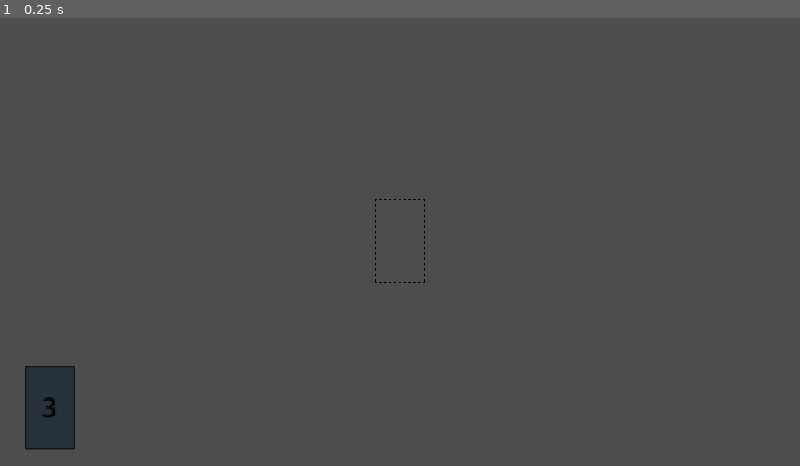
Above: before the commit, frame 1.
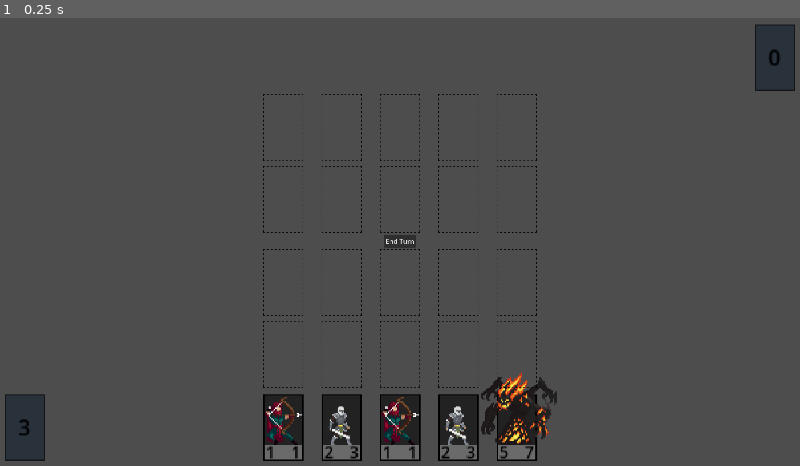
Above: after the commit, the same moment.

Repository: Daniel-Geo/yo-gi-oh
Game: Godot game, scene res://scenes/main.tscn
The game is run twice, just before and just after one commit, with the same random seed, the same clock (stepped at 60 frames per second) and the same inputs.
Inputs:
- Up to frame 1 (0.25 s): no input

The runs differ from the first frame. In frame 1, 6.8% of the frame differs, in the area x 0-100%, y 1-99%.

Commit message:
Add card types and turn setup
Introduce typed cards and slot validation, split the board into player and opponent zones, and add a turn-state flow with starting hand draw limits. Also wires the card database as an autoload and updates the scene layout for the new decks and end-turn UI.

Diff:
--- a/project.godot
+++ b/project.godot
@@ -15,10 +15,15 @@
 config/features=PackedStringArray("4.7", "Forward Plus")
 config/icon="res://icon.svg"
 
+[autoload]
+
+CardDatabase="*uid://csi6hwv2q2syv"
+
 [display]
 
 window/size/viewport_width=1920
 window/size/viewport_height=1080
+window/size/mode=2
 window/stretch/mode="viewport"
 window/stretch/aspect="expand"
 
--- a/scenes/card.tscn
+++ b/scenes/card.tscn
@@ -180,7 +180,8 @@
 }
 
 [node name="Card" type="Node2D" unique_id=867219664]
-position = Vector2(-210, 100)
+position = Vector2(-225, 110)
+scale = Vector2(0.8, 0.8)
 script = ExtResource("1_6u4wf")
 
 [node name="Panel" type="Panel" parent="." unique_id=781439051]
@@ -207,20 +208,21 @@
 offset_top = -12.0
 grow_horizontal = 2
 grow_vertical = 0
+mouse_filter = 2
 theme_override_styles/panel = SubResource("StyleBoxFlat_bj4t2")
 
 [node name="Attack" type="RichTextLabel" parent="Panel/Panel" unique_id=1796680702]
 unique_name_in_owner = true
-z_index = 1
 layout_mode = 1
 anchors_preset = 2
 anchor_top = 1.0
 anchor_bottom = 1.0
-offset_top = -50.0
-offset_right = 26.0
+offset_top = -17.0
+offset_right = 7.0
 grow_vertical = 0
 offset_transform_enabled = true
 offset_transform_position = Vector2(2, 2)
+mouse_filter = 2
 theme_override_colors/default_color = Color(0, 0, 0, 1)
 theme_override_font_sizes/normal_font_size = 12
 text = "0"
@@ -229,19 +231,19 @@
 
 [node name="Health" type="RichTextLabel" parent="Panel/Panel" unique_id=848427300]
 unique_name_in_owner = true
-z_index = 1
 layout_mode = 1
 anchors_preset = 3
 anchor_left = 1.0
 anchor_top = 1.0
 anchor_right = 1.0
 anchor_bottom = 1.0
-offset_left = -26.0
-offset_top = -50.0
+offset_left = -7.0
+offset_top = -17.0
 grow_horizontal = 0
 grow_vertical = 0
 offset_transform_enabled = true
 offset_transform_position = Vector2(-2, 2)
+mouse_filter = 2
 theme_override_colors/default_color = Color(0, 0, 0, 1)
 theme_override_font_sizes/normal_font_size = 12
 text = "0"
--- a/scenes/main.tscn
+++ b/scenes/main.tscn
@@ -11,16 +11,151 @@
 [node name="CardManager" type="Node2D" parent="." unique_id=135606361]
 script = ExtResource("1_0wfyh")
 
-[node name="CardSlot" parent="." unique_id=1162383417 instance=ExtResource("3_sugp2")]
+[node name="CardSlots" type="Node2D" parent="." unique_id=1929826168]
+
+[node name="OpponentCardSlots" type="Node2D" parent="CardSlots" unique_id=400342302]
+
+[node name="MonsterCardSlots" type="Node2D" parent="CardSlots/OpponentCardSlots" unique_id=1986593213]
+
+[node name="CardSlot" parent="CardSlots/OpponentCardSlots/MonsterCardSlots" unique_id=580510374 instance=ExtResource("3_sugp2")]
+process_mode = 4
+position = Vector2(-70, -25)
+scale = Vector2(0.8, 0.8)
+
+[node name="CardSlot2" parent="CardSlots/OpponentCardSlots/MonsterCardSlots" unique_id=1293426019 instance=ExtResource("3_sugp2")]
+process_mode = 4
+position = Vector2(-35, -25)
+scale = Vector2(0.8, 0.8)
+
+[node name="CardSlot3" parent="CardSlots/OpponentCardSlots/MonsterCardSlots" unique_id=1114910881 instance=ExtResource("3_sugp2")]
+process_mode = 4
+position = Vector2(0, -25)
+scale = Vector2(0.8, 0.8)
+
+[node name="CardSlot4" parent="CardSlots/OpponentCardSlots/MonsterCardSlots" unique_id=277573807 instance=ExtResource("3_sugp2")]
+process_mode = 4
+position = Vector2(35, -25)
+scale = Vector2(0.8, 0.8)
+
+[node name="CardSlot5" parent="CardSlots/OpponentCardSlots/MonsterCardSlots" unique_id=730114992 instance=ExtResource("3_sugp2")]
+process_mode = 4
+position = Vector2(70, -25)
+scale = Vector2(0.8, 0.8)
+
+[node name="MagicCardSlots" type="Node2D" parent="CardSlots/OpponentCardSlots" unique_id=788078365]
+
+[node name="CardSlot" parent="CardSlots/OpponentCardSlots/MagicCardSlots" unique_id=1162383417 instance=ExtResource("3_sugp2")]
+process_mode = 4
+position = Vector2(-70, -68)
+scale = Vector2(0.8, 0.8)
+card_slot_type = 1
+
+[node name="CardSlot2" parent="CardSlots/OpponentCardSlots/MagicCardSlots" unique_id=1278083166 instance=ExtResource("3_sugp2")]
+process_mode = 4
+position = Vector2(-35, -68)
+scale = Vector2(0.8, 0.8)
+card_slot_type = 1
+
+[node name="CardSlot3" parent="CardSlots/OpponentCardSlots/MagicCardSlots" unique_id=399956106 instance=ExtResource("3_sugp2")]
+process_mode = 4
+position = Vector2(0, -68)
+scale = Vector2(0.8, 0.8)
+card_slot_type = 1
+
+[node name="CardSlot4" parent="CardSlots/OpponentCardSlots/MagicCardSlots" unique_id=613495783 instance=ExtResource("3_sugp2")]
+process_mode = 4
+position = Vector2(35, -68)
+scale = Vector2(0.8, 0.8)
+card_slot_type = 1
+
+[node name="CardSlot5" parent="CardSlots/OpponentCardSlots/MagicCardSlots" unique_id=640056525 instance=ExtResource("3_sugp2")]
+process_mode = 4
+position = Vector2(70, -68)
+scale = Vector2(0.8, 0.8)
+card_slot_type = 1
+
+[node name="PlayerCardSlots" type="Node2D" parent="CardSlots" unique_id=1562009555]
+
+[node name="MonsterCardSlots" type="Node2D" parent="CardSlots/PlayerCardSlots" unique_id=1189236044]
+
+[node name="CardSlot" parent="CardSlots/PlayerCardSlots/MonsterCardSlots" unique_id=2045150089 instance=ExtResource("3_sugp2")]
+position = Vector2(-70, 25)
+scale = Vector2(0.8, 0.8)
+
+[node name="CardSlot2" parent="CardSlots/PlayerCardSlots/MonsterCardSlots" unique_id=1694820968 instance=ExtResource("3_sugp2")]
+position = Vector2(-35, 25)
+scale = Vector2(0.8, 0.8)
+
+[node name="CardSlot3" parent="CardSlots/PlayerCardSlots/MonsterCardSlots" unique_id=1975200265 instance=ExtResource("3_sugp2")]
+position = Vector2(0, 25)
+scale = Vector2(0.8, 0.8)
+
+[node name="CardSlot4" parent="CardSlots/PlayerCardSlots/MonsterCardSlots" unique_id=1983319832 instance=ExtResource("3_sugp2")]
+position = Vector2(35, 25)
+scale = Vector2(0.8, 0.8)
+
+[node name="CardSlot5" parent="CardSlots/PlayerCardSlots/MonsterCardSlots" unique_id=588342407 instance=ExtResource("3_sugp2")]
+position = Vector2(70, 25)
+scale = Vector2(0.8, 0.8)
+
+[node name="MagicCardSlots" type="Node2D" parent="CardSlots/PlayerCardSlots" unique_id=1139387362]
+
+[node name="CardSlot" parent="CardSlots/PlayerCardSlots/MagicCardSlots" unique_id=448970929 instance=ExtResource("3_sugp2")]
+position = Vector2(-70, 68)
+scale = Vector2(0.8, 0.8)
+card_slot_type = 1
+
+[node name="CardSlot2" parent="CardSlots/PlayerCardSlots/MagicCardSlots" unique_id=1903866420 instance=ExtResource("3_sugp2")]
+position = Vector2(-35, 68)
+scale = Vector2(0.8, 0.8)
+card_slot_type = 1
+
+[node name="CardSlot3" parent="CardSlots/PlayerCardSlots/MagicCardSlots" unique_id=976115019 instance=ExtResource("3_sugp2")]
+position = Vector2(0, 68)
+scale = Vector2(0.8, 0.8)
+card_slot_type = 1
+
+[node name="CardSlot4" parent="CardSlots/PlayerCardSlots/MagicCardSlots" unique_id=320155561 instance=ExtResource("3_sugp2")]
+position = Vector2(35, 68)
+scale = Vector2(0.8, 0.8)
+card_slot_type = 1
+
+[node name="CardSlot5" parent="CardSlots/PlayerCardSlots/MagicCardSlots" unique_id=1861675684 instance=ExtResource("3_sugp2")]
+position = Vector2(70, 68)
+scale = Vector2(0.8, 0.8)
+card_slot_type = 1
 
 [node name="PlayerHand" type="Node2D" parent="." unique_id=2012680316]
 script = ExtResource("3_jyhfs")
 
-[node name="Deck" parent="." unique_id=889542571 instance=ExtResource("4_jyhfs")]
-position = Vector2(-210, 100)
+[node name="PlayerDeck" parent="." unique_id=889542571 instance=ExtResource("4_jyhfs")]
+position = Vector2(-225, 112)
+scale = Vector2(0.8, 0.8)
+
+[node name="OpponentDeck" parent="." unique_id=1527358891 instance=ExtResource("4_jyhfs")]
+process_mode = 4
+position = Vector2(225, -110)
+scale = Vector2(0.8, 0.8)
+script = null
 
 [node name="InputManager" type="Node2D" parent="." unique_id=665685683]
 script = ExtResource("5_tbgi4")
 
 [node name="Camera2D" type="Camera2D" parent="." unique_id=1144842882]
 zoom = Vector2(4, 4)
+
+[node name="CanvasLayer" type="CanvasLayer" parent="." unique_id=1073574809]
+
+[node name="EndTurnButton" type="Button" parent="CanvasLayer" unique_id=681446308]
+anchors_preset = 8
+anchor_left = 0.5
+anchor_top = 0.5
+anchor_right = 0.5
+anchor_bottom = 0.5
+offset_left = -39.0
+offset_top = -15.5
+offset_right = 39.0
+offset_bottom = 15.5
+grow_horizontal = 2
+grow_vertical = 2
+text = "End Turn"
--- a/scripts/card.gd
+++ b/scripts/card.gd
@@ -4,6 +4,8 @@
 signal hovered_off
 
 var starting_position: Vector2
+var is_in_card_slot: bool = false
+var card_type: CardDatabase.CardTypes
 
 func _ready() -> void:
 	get_parent().connect_card_signals(self)
--- a/scripts/card_database.gd
+++ b/scripts/card_database.gd
@@ -1,6 +1,8 @@
-# card: [attack, health]
+# card: [attack, health, type]
 const CARDS: Dictionary = {
-	"knight": [2, 3],
-	"archer": [1, 1],
-	"demon": [5, 7]
+	"knight": [2, 3, CardTypes.MONSTER],
+	"archer": [1, 1, CardTypes.MONSTER],
+	"demon": [5, 7, CardTypes.MONSTER]
 }
+
+enum CardTypes { MONSTER, MAGIC }
--- a/scripts/card_manager.gd
+++ b/scripts/card_manager.gd
@@ -2,15 +2,19 @@
 
 @export var card_collision_mask: int = 1
 @export var card_slot_collision_mask: int = 2
+@export var card_default_scale: float = 0.8
+@export var card_highlight_scale: float = 0.85
+@export var card_slot_scale: float = 0.8
 
 @onready var player_hand: Node2D = $"../PlayerHand"
 @onready var camera_2d: Camera2D = $"../Camera2D"
 @onready var input_manager: Node2D = $"../InputManager"
-@onready var card_draw_speed: float = $"../Deck".card_draw_speed
+@onready var card_draw_speed: float = $"../PlayerDeck".card_draw_speed
 
 var screen_size: Vector2
 var card_being_dragged: Node2D
 var is_hovering_on_card: bool
+var has_played_monster_card_this_turn = false
 
 func _ready() -> void:
 	screen_size = get_viewport_rect().size / camera_2d.zoom
@@ -27,19 +31,27 @@
 
 func start_drag(card) -> void:
 	card_being_dragged = card
-	card.scale = Vector2(1, 1)
+	card.scale = Vector2(card_highlight_scale, card_highlight_scale)
 
 
 func finish_drag() -> void:
-	card_being_dragged.scale = Vector2(1.05, 1.05)
-	var card_slot_found = raycast_check(card_slot_collision_mask)
-	if card_slot_found and not card_slot_found.card_in_slot:
-		player_hand.remove_card_from_hand(card_being_dragged)
-		card_being_dragged.position = card_slot_found.position
-		card_being_dragged.get_node("Area2D/CollisionShape2D").disabled = true
-		card_slot_found.card_in_slot = true
-	else:
-		player_hand.add_card_to_hand(card_being_dragged, card_draw_speed)
+	card_being_dragged.scale = Vector2(card_default_scale, card_default_scale)
+	var card_slot = raycast_check(card_slot_collision_mask)
+	if card_slot and not card_slot.is_card_in_card_slot:
+		if card_being_dragged.card_type == card_slot.card_slot_type:
+			if not has_played_monster_card_this_turn:
+				is_hovering_on_card = false
+				card_being_dragged.is_in_card_slot = true
+				card_being_dragged.scale = Vector2(card_slot_scale, card_slot_scale)
+				card_being_dragged.z_index = -1
+				player_hand.remove_card_from_hand(card_being_dragged)
+				card_being_dragged.position = card_slot.position
+				card_being_dragged.get_node("Area2D/CollisionShape2D").disabled = true
+				card_slot.is_card_in_card_slot = true
+				card_being_dragged = null
+				return
+
+	player_hand.add_card_to_hand(card_being_dragged, card_draw_speed)
 	card_being_dragged = null
 
 
@@ -48,12 +60,12 @@
 	card.connect("hovered_off", on_hovered_off_card)
 
 func on_hovered_over_card(card) -> void:
-	if !is_hovering_on_card:
+	if not is_hovering_on_card:
 		highlight_card(card, true)
 		is_hovering_on_card = true
 
 func on_hovered_off_card(card) -> void:
-	if !card_being_dragged:
+	if not card.is_in_card_slot and not card_being_dragged:
 		highlight_card(card, false)
 		var new_card_hovered = raycast_check(card_collision_mask)
 		if new_card_hovered:
@@ -63,10 +75,10 @@
 
 func highlight_card(card, hovered) -> void:
 	if hovered:
-		card.scale = Vector2(1.05, 1.05)
+		card.scale = Vector2(card_highlight_scale, card_highlight_scale)
 		card.z_index = 2
 	else:
-		card.scale = Vector2(1, 1)
+		card.scale = Vector2(card_default_scale, card_default_scale)
 		card.z_index = 1
 
 func raycast_check(collision_mask):
--- a/scripts/card_slot.gd
+++ b/scripts/card_slot.gd
@@ -1,3 +1,5 @@
 extends Node2D
 
-var card_in_slot: bool = false
+@export var card_slot_type: CardDatabase.CardTypes
+
+var is_card_in_card_slot: bool = false
--- a/scripts/deck.gd
+++ b/scripts/deck.gd
@@ -1,5 +1,6 @@
 extends Node2D
 
+@export var starting_hand_size: int = 5
 @export var card_draw_speed: float = 0.2
 
 @onready var card_manager: Node2D = $"../CardManager"
@@ -9,17 +10,24 @@
 @onready var collision_shape_2d: CollisionShape2D = $Area2D/CollisionShape2D
 @onready var rich_text_label: RichTextLabel = $RichTextLabel
 
-const CARD_DATABASE = preload("res://scripts/card_database.gd")
-
-
-var player_deck: Array = ["knight", "archer", "demon"]
+var player_deck: Array = ["knight", "archer", "demon", "knight", "archer", "demon", "knight", "knight"]
+var has_drawn_card_this_turn: bool = false
 
 func _ready() -> void:
 	player_deck.shuffle()
 	rich_text_label.text = str(player_deck.size())
 
+	for i in range(starting_hand_size):
+		draw_card()
+		has_drawn_card_this_turn = false
+	has_drawn_card_this_turn = true
+
 
 func draw_card() -> void:
+	if has_drawn_card_this_turn:
+		return
+
+	has_drawn_card_this_turn = true
 	var card_drawn_name = player_deck[0]
 	player_deck.erase(card_drawn_name)
 
@@ -33,8 +41,9 @@
 	var new_card = card_scene.instantiate()
 	var card_image_path = "res://assets/sprites/" + card_drawn_name + ".png"
 	new_card.get_node("%CardImage").texture = load(card_image_path)
-	new_card.get_node("%Attack").text = str(CARD_DATABASE.CARDS[card_drawn_name][0])
-	new_card.get_node("%Health").text = str(CARD_DATABASE.CARDS[card_drawn_name][1])
+	new_card.get_node("%Attack").text = str(CardDatabase.CARDS[card_drawn_name][0])
+	new_card.get_node("%Health").text = str(CardDatabase.CARDS[card_drawn_name][1])
+	new_card.card_type = CardDatabase.CARDS[card_drawn_name][2] as CardDatabase.CardTypes
 	card_manager.add_child(new_card)
 	new_card.name = "card"
 	player_hand.add_card_to_hand(new_card, card_draw_speed)
--- a/scripts/input_manager.gd
+++ b/scripts/input_manager.gd
@@ -7,7 +7,7 @@
 @export var deck_collision_mask: int = 4
 
 @onready var card_manager: Node2D = $"../CardManager"
-@onready var deck: Node2D = $"../Deck"
+@onready var deck: Node2D = $"../PlayerDeck"
 
 func _input(event: InputEvent) -> void:
 	if event is InputEventMouseButton and event.button_index == MOUSE_BUTTON_LEFT:
--- a/scripts/player_hand.gd
+++ b/scripts/player_hand.gd
@@ -1,11 +1,11 @@
 extends Node2D
 
 @export var card_width: float = 35
-@export var player_hand_y_position: float = 100
+@export var player_hand_y_position: float = 112
 
 @onready var card_manager: Node2D = $"../CardManager"
 @onready var camera_2d: Camera2D = $"../Camera2D"
-@onready var card_draw_speed: float = $"../Deck".card_draw_speed
+@onready var card_draw_speed: float = $"../PlayerDeck".card_draw_speed
 
 var player_hand: Array = []
 var center_screen_x: float
